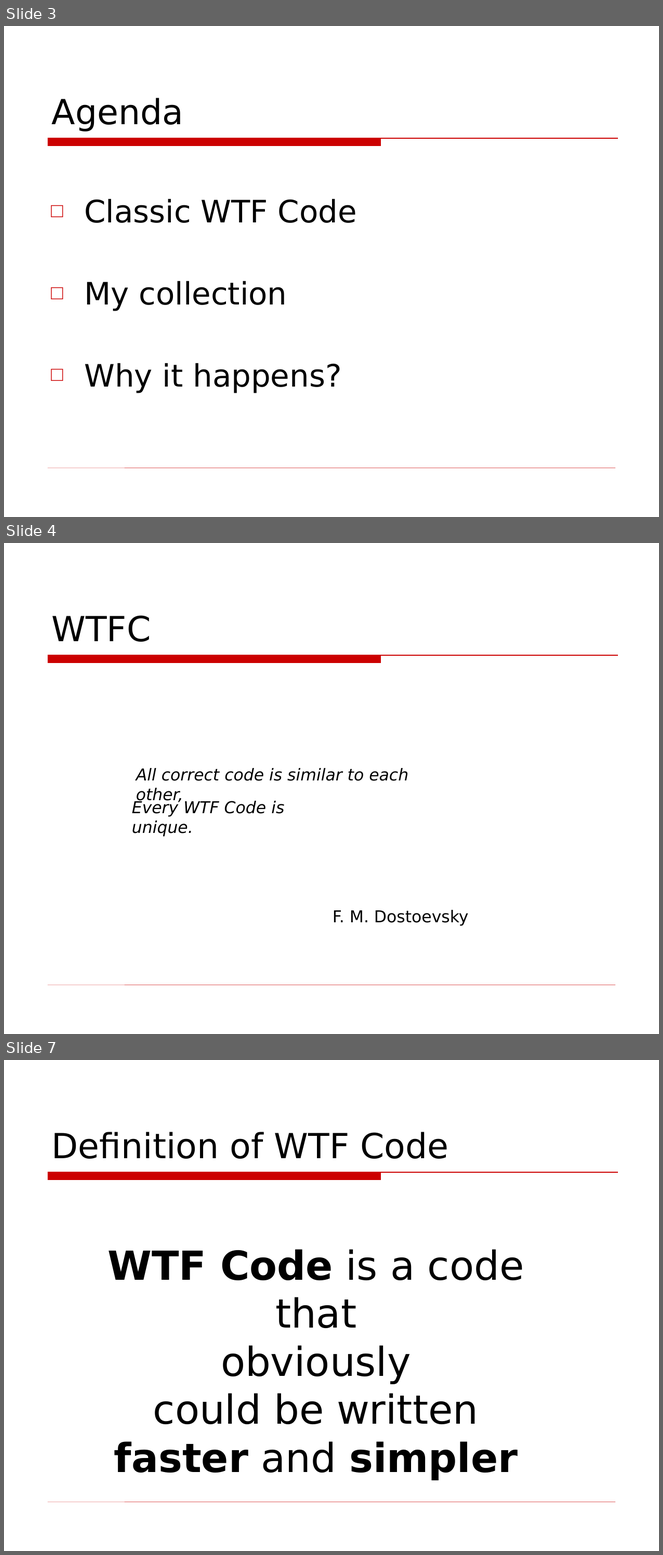
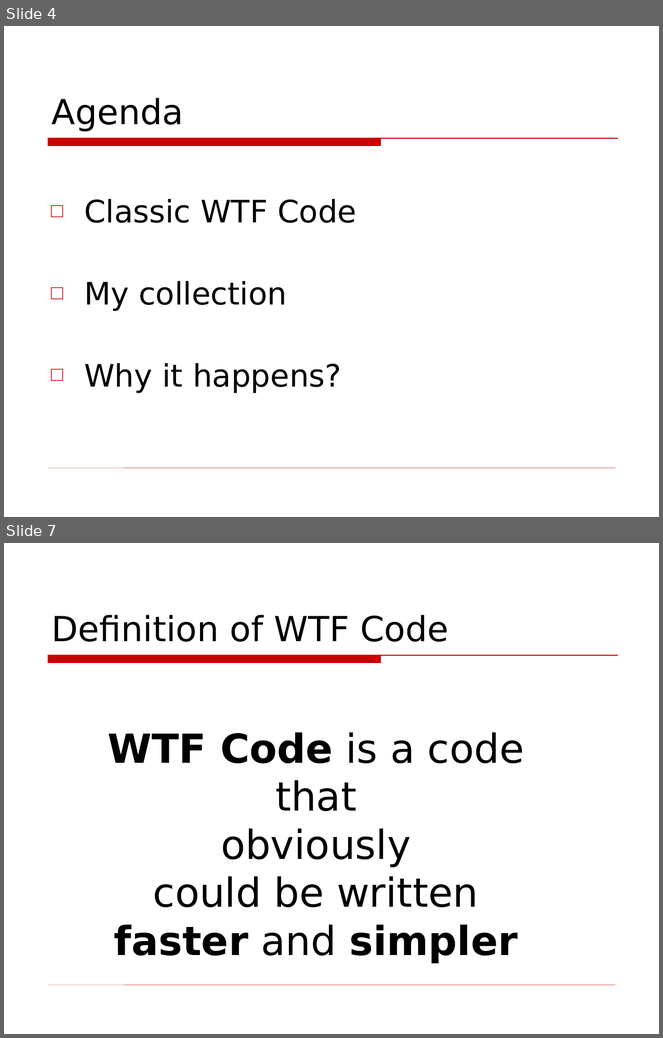
Before and after one commit to asolntsev/presentations, a slide deck: wtf-code/WTF_code.topconf.en.ppt. Shown one above the other, each under a label of ours: slides 3, 4 and 7 before the commit, slides 4 and 7 after it; the slides between them are not shown. The pictures are 663x1555 and 663x1038 pixels, drawn with LibreOffice and Linux fonts; fonts in the diff are those of the drawing; background and template pictures are left out. Boxes give left, top, right and bottom in pixels: in the first picture for what was removed or moved away, otherwise in the second. Text is boxed around its words. In the diff, an @@ line names an element or a change of style, - is before the commit and + after.

```diff
--- a/wtf-code/WTF_code.topconf.en.ppt
+++ b/wtf-code/WTF_code.topconf.en.ppt
@@ slide 4 removed at bbox=[4, 543, 659, 1034], background picture (left out); not listed: 2 template elements that a slide beside it also shows @@
@@ title removed at bbox=[52, 615, 151, 642] @@
-WTFC
@@ text removed at bbox=[136, 768, 409, 805] @@
-All correct code is similar to each other,
@@ text removed at bbox=[132, 800, 284, 837] @@
-Every WTF Code is unique.
@@ text removed at bbox=[333, 910, 469, 926] @@
-F. M. Dostoevsky
@@ what was slide 3 is now slide 4 @@
```
Also in this commit, not shown: 19 slides changed, 1 slide added, 1 other slide removed.
